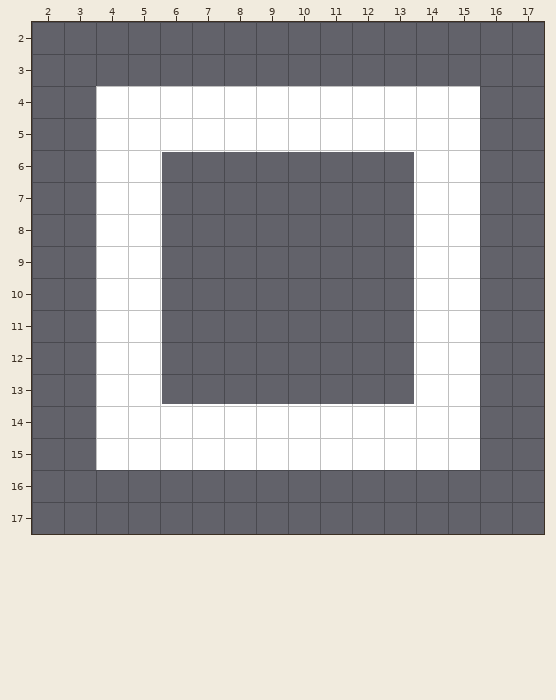
Level history. Tiled map: files/debug.tmx. The picture above was drawn from the file before the commit.
Cells are 16x16 px. Shown: x 2..17, y 2..17.
After:
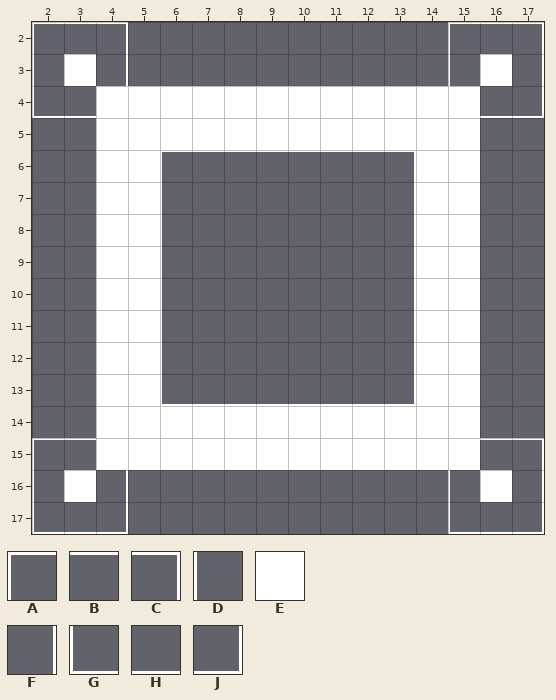
Key: from "debug": A 0, B 1, C 2, D 3, E 4, F 5, G 6, H 7, J 8.
_ is an empty cell.
Diff:
{"where": "layer \"Foreground\""}
{"y":2,"x":2,"old":"___","new":"ABC"}
{"y":2,"x":15,"old":"___","new":"ABC"}
{"y":3,"x":2,"old":"___","new":"DEF"}
{"y":3,"x":15,"old":"___","new":"DEF"}
{"y":4,"x":2,"old":"__","new":"GH"}
{"y":4,"x":16,"old":"__","new":"HJ"}
{"y":15,"x":2,"old":"__","new":"AB"}
{"y":15,"x":16,"old":"__","new":"BC"}
{"y":16,"x":2,"old":"___","new":"DEF"}
{"y":16,"x":15,"old":"___","new":"DEF"}
{"y":17,"x":2,"old":"___","new":"GHJ"}
{"y":17,"x":15,"old":"___","new":"GHJ"}
